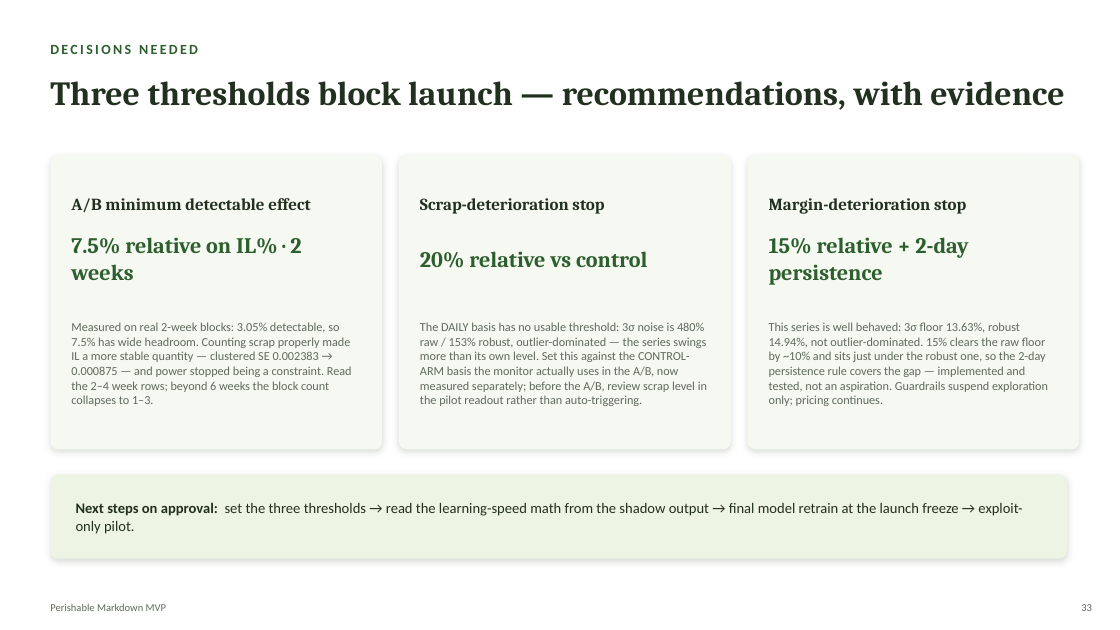
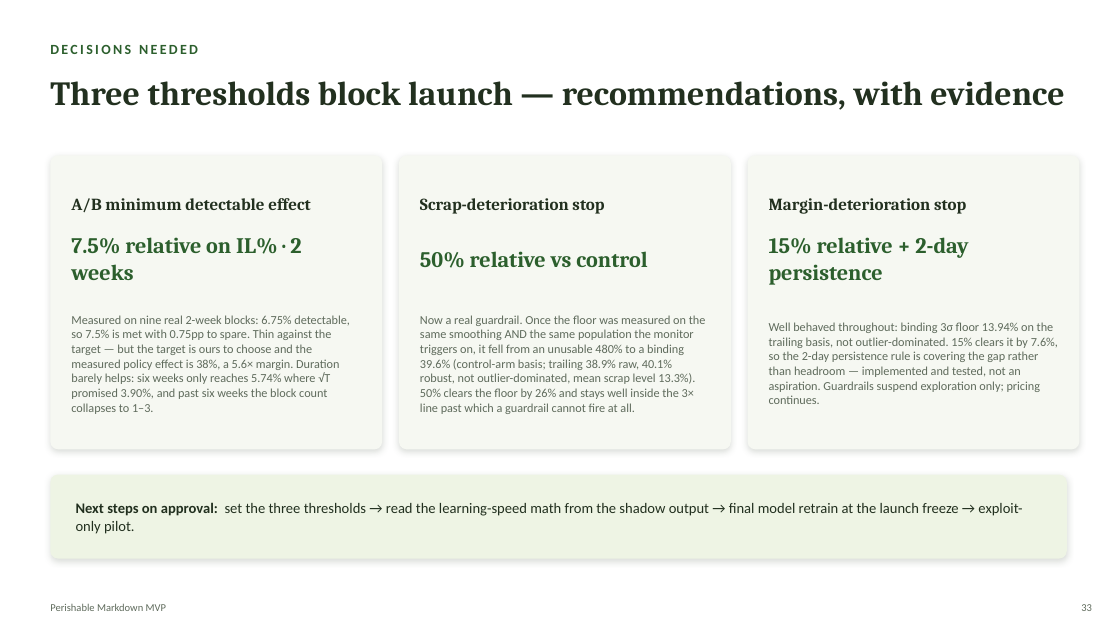
Before and after one commit to Kamalyunus/fresh-markdown, a slide deck: slide 33 of docs/perishable_markdown_tech_deck.pptx. Drawn at 1120x630 pixels with LibreOffice and Linux fonts; fonts in the diff are those of the drawing. Boxes give left, top, right and bottom in pixels: in the first picture for what was removed or moved away, otherwise in the second. Text is boxed around its words. In the diff, an @@ line names an element or a change of style, - is before the commit and + after.

```diff
--- a/docs/perishable_markdown_tech_deck.pptx
+++ b/docs/perishable_markdown_tech_deck.pptx
@@ text at [420,251,647,268]: text changed @@
-20% relative vs control
+50% relative vs control
@@ text at [71,315,350,414]: text changed @@
-Measured on real 2-week blocks: 3.05% detectable, so 7.5% has wide headroom. Counting scrap properly made IL a more stable quantity — clustered SE 0.002383 → 0.000875 — and power stopped being a constraint. Read the 2–4 week rows; beyond 6 weeks the block count collapses to 1–3.
+Measured on nine real 2-week blocks: 6.75% detectable, so 7.5% is met with 0.75pp to spare. Thin against the target — but the target is ours to choose and the measured policy effect is 38%, a 5.6× margin. Duration barely helps: six weeks only reaches 5.74% where √T promised 3.90%, and past six weeks the block count collapses to 1–3.
@@ text at [420,315,706,414]: text changed @@
-The DAILY basis has no usable threshold: 3σ noise is 480% raw / 153% robust, outlier-dominated — the series swings more than its own level. Set this against the CONTROL-ARM basis the monitor actually uses in the A/B, now measured separately; before the A/B, review scrap level in the pilot readout rather than auto-triggering.
+Now a real guardrail. Once the floor was measured on the same smoothing AND the same population the monitor triggers on, it fell from an unusable 480% to a binding 39.6% (control-arm basis; trailing 38.9% raw, 40.1% robust, not outlier-dominated, mean scrap level 13.3%). 50% clears the floor by 26% and stays well inside the 3× line past which a guardrail cannot fire at all.
@@ text at [769,322,1058,404]: text changed @@
-This series is well behaved: 3σ floor 13.63%, robust 14.94%, not outlier-dominated. 15% clears the raw floor by ~10% and sits just under the robust one, so the 2-day persistence rule covers the gap — implemented and tested, not an aspiration. Guardrails suspend exploration only; pricing continues.
+Well behaved throughout: binding 3σ floor 13.94% on the trailing basis, not outlier-dominated. 15% clears it by 7.6%, so the 2-day persistence rule is covering the gap rather than headroom — implemented and tested, not an aspiration. Guardrails suspend exploration only; pricing continues.
```
Also in this commit, not shown: 4 other slides changed, 1 other file.
